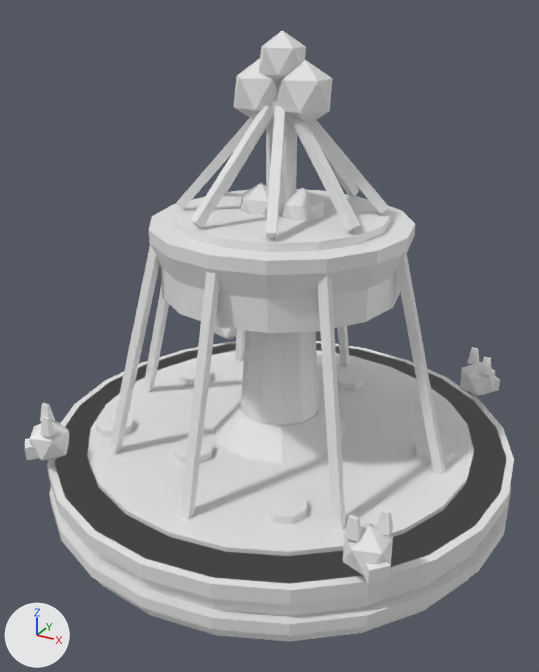
The FBX model assets/models/decor/out/DogeAltar/Decor_DogeAltar_Fountain.fbx: old version first, new version second.
Before and after are seen from a 50 mm camera at (-17.3, 19.7, 15.7) aimed at (-28.0, 39.2, 5.9). The axes (+X, +Y, +Z) are drawn at lower left. The lights are the same throughout. The older version comes first. Vertices at exactly the same position are counted once.

Script lines for the objects in view, before the commit:
```python
me_fountain_body = bpy.data.meshes.new('Fountain_Body')
me_fountain_body.from_pydata(...)  # 836 vertices, 645 faces; spans x -36.0..-20.0, y 32.0..48.0, z 0.0..15.1
me_fountain_body.materials.append(mat_decor)  # white #e7e7e7
ob_fountain_body = bpy.data.objects.new('Fountain_Body', me_fountain_body)
ob_fountain_body.location = (0.0, 0.0, 0.0)
```
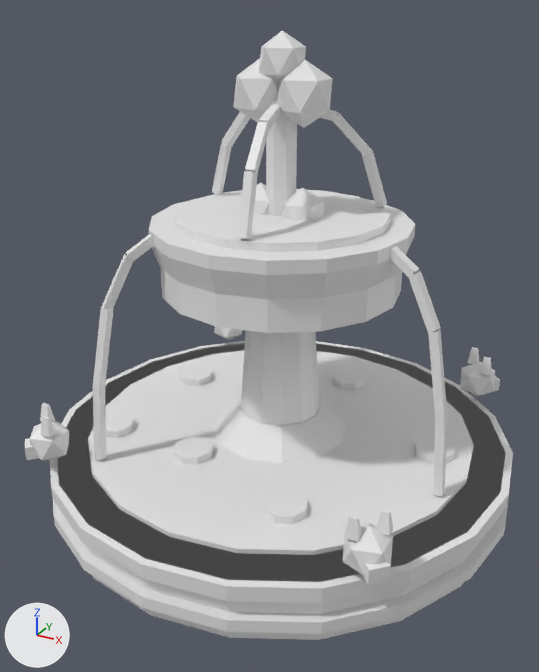
What differs and where, as boxes (x1, y1, x2, y2) in the pictures (539 x 672 px; the box of a moved part takes in the faces that stretch with it):
'Fountain_Body', reshaped
    before: (25, 30, 514, 641)
    after: (25, 30, 513, 640)
part 1 of me_fountain_body, moved or reshaped (mostly hidden before)
    before: (225, 128, 266, 193)
    after: (212, 143, 231, 195)
part 2 of me_fountain_body, moved or reshaped (not visible afterwards)
    before: (235, 329, 246, 361)
part 3 of me_fountain_body, moved or reshaped
    before: (309, 120, 388, 214)
    after: (362, 150, 387, 208)
part 4 of me_fountain_body, moved or reshaped
    before: (396, 253, 445, 474)
    after: (428, 329, 447, 419)
part 5 of me_fountain_body, moved or reshaped
    before: (290, 118, 360, 232)
    after: (433, 416, 447, 497)
part 6 of me_fountain_body, moved or reshaped
    before: (316, 138, 359, 197)
    after: (245, 122, 269, 173)
part 7 of me_fountain_body, moved or reshaped
    before: (266, 106, 286, 238)
    after: (238, 171, 258, 240)
part 8 of me_fountain_body, moved or reshaped
    before: (176, 114, 256, 209)
    after: (93, 306, 114, 389)
part 9 of me_fountain_body, moved or reshaped
    before: (108, 245, 159, 454)
    after: (93, 386, 106, 461)
part 10 of me_fountain_body, deleted
    before: (143, 105, 350, 530)
part 11 of me_fountain_body, moved or reshaped
    before: (47, 341, 514, 641)
    after: (50, 341, 513, 640)
part 12 of me_fountain_body, added
    after: (102, 104, 441, 332)

What the commit changed:
me_fountain_body is used by ob_fountain_body; location (0.0, 0.0, 0.0).
me_fountain_body had 836 vertices, 645 faces and spanned x -36.0..-20.0, y 32.0..48.0, z 0.0..15.1.
me_fountain_body now has 844 vertices, 659 faces and spans x -36.0..-20.0, y 32.0..48.0, z 0.0..15.1.
me_fountain_body part 1: the loose piece of 8 vertices spanning x -31.1..-28.3, y 40.0..41.4, z 9.9..13.1 is multiplied about its middle by the matrix ((0.38, -0.154, -0.186), (0.148, 0.422, -0.048), (0.191, -0.021, 0.407)), then moved by (-1.1, 0.3, -0.8).
me_fountain_body part 2: the loose piece of 8 vertices spanning x -32.2..-30.6, y 42.6..44.2, z 2.0..9.5 is multiplied about its middle by the matrix ((0.349, 0.008, -0.043), (-0.008, 0.352, 0.004), (0.043, -0.003, 0.349)), then moved by (1.6, 2.1, 0.4).
me_fountain_body part 3: the loose piece of 8 vertices spanning x -27.7..-24.9, y 40.0..41.4, z 9.9..13.1 is multiplied about its middle by the matrix ((-0.23, -0.098, -0.374), (0.246, -0.373, -0.053), (-0.299, -0.232, 0.244)), then moved by (0.6, 1.2, -0.8).
me_fountain_body part 4: the loose piece of 8 vertices spanning x -24.3..-22.1, y 39.9..40.2, z 2.1..9.4 is scaled about its middle by (0.259, 0.929, 0.356), then moved by (0.9, -1.2, 0.4).
me_fountain_body part 5: the loose piece of 8 vertices spanning x -27.7..-24.9, y 38.6..40.0, z 9.9..13.1 is multiplied about its middle by the matrix ((-0.417, 0.168, -0.468), (-0.25, -0.599, 0.007), (-0.43, 0.184, 0.45)), then moved by (4.3, -0.6, -8.0).
me_fountain_body part 6: the loose piece of 8 vertices spanning x -28.0..-26.6, y 40.3..43.1, z 9.9..13.1 is multiplied about its middle by the matrix ((-0.326, 0.203, -0.002), (-0.203, -0.325, 0.013), (0.005, 0.012, 0.384)), then moved by (-0.3, -3.8, 0.7).
me_fountain_body part 7: the loose piece of 8 vertices spanning x -28.0..-26.6, y 36.9..39.7, z 9.9..13.1 is multiplied about its middle by the matrix ((-0.124, 0.292, -0.319), (-0.432, -0.073, 0.101), (0.013, 0.335, 0.301)), then moved by (-0.2, -1.3, -0.8).
me_fountain_body part 8: the loose piece of 8 vertices spanning x -31.1..-28.3, y 38.6..40.0, z 9.9..13.1 is multiplied about its middle by the matrix ((0.496, 0.211, -0.378), (-0.207, 0.62, 0.074), (0.38, 0.063, 0.534)), then moved by (-2.2, -3.6, -5.4).
me_fountain_body part 9: the loose piece of 8 vertices spanning x -32.2..-30.6, y 35.8..37.4, z 2.0..9.5 is multiplied about its middle by the matrix ((0.344, -0.009, -0.045), (0.003, 0.344, -0.045), (0.046, 0.044, 0.341)), then moved by (-0.7, -1.2, -2.2).
me_fountain_body part 10: 6 loose pieces with 48 vertices, spanning x -33.9..-23.8, y 34.1..45.9, z 2.0..13.1, are deleted.
me_fountain_body part 11: 160 vertices removed from x -35.7..-20.3, y 32.3..47.7, z 0.0..2.1; 128 vertices added at x -35.6..-20.4, y 32.4..47.6, z 0.0..2.1.
me_fountain_body part 12: 88 vertices added at x -31.9..-22.4, y 35.6..45.5, z 7.3..13.1.
Other edits to the shape of me_fountain_body do not show in these pictures.
